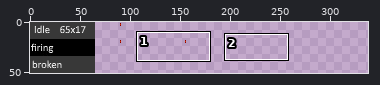
A sprite sheet gets an edit: monsters/boss/unboundtankboss/barrel/barrelfullbright.png. The first picture is a wide view before the edit; the outline marks the close-up.
Close-up. Old version:
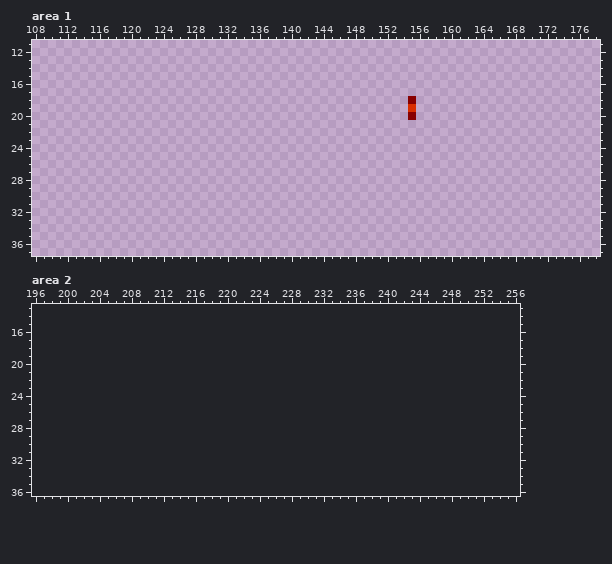
The file is 195x51 pixels. Pixels under 10% opacity are left out. Colours within 5 levels of each other are drawn and written as one. Shown: area 1: x 108..178, y 11..37; area 2: x 196..256, y 13..36. The old version is drawn lined up with the new one, on the new canvas. The wide view leaves out empty margins. The commit also changed other parts of the picture, which this record leaves out.
The result:
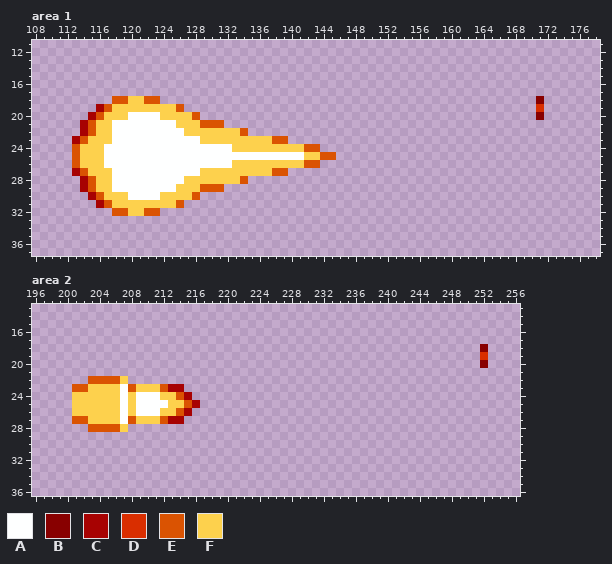
Palette (. is transparent): A #feffff  B #880000  C #a70202  D #d92e00  E #da5302  F #fdd14d
The exact change:
canvas 195x51 -> 405x51
Area 1:
y 18: x 118..123 ...... -> EEFFEE; x 155 B -> .; x 171 . -> B
y 19: x 116..126 ........... -> CEFFFFFFFFE; x 155 D -> .; x 171 . -> D
y 20: x 115..128 .............. -> CEFFFAAAAFFFFE; x 155 B -> .; x 171 . -> B
y 21: x 114..131 .................. -> CEFFAAAAAAAAFFFEEE
y 22: x 114..134 ..................... -> CEFFAAAAAAAAAFFFFFFFE
y 23: x 113..139 ........................... -> CEFFFAAAAAAAAAAAFFFFFFFFFEE
y 24: x 113..143 ............................... -> EFFFAAAAAAAAAAAAAAAAFFFFFFFFFEE
y 25: x 113..145 ................................. -> EFFFAAAAAAAAAAAAAAAAAAAAAAAAAFFEE
y 26: x 113..143 ............................... -> EFFFAAAAAAAAAAAAAAAAFFFFFFFFFEE
y 27: x 113..139 ........................... -> CEFFFAAAAAAAAAAAFFFFFFFFFEE
y 28: x 114..134 ..................... -> CEFFAAAAAAAAAFFFFFFFE
y 29: x 114..131 .................. -> CEFFAAAAAAAAFFFEEE
y 30: x 115..128 .............. -> CEFFFAAAAFFFFE
y 31: x 116..126 ........... -> CEFFFFFFFFE
y 32: x 118..123 ...... -> EEFFEE
Area 2:
y 18: x 252 . -> B
y 19: x 252 . -> D
y 20: x 252 . -> B
y 22: x 203..207 ..... -> EEEEF
y 23: x 201..214 .............. -> EEFFFFAEFFFECC
y 24: x 201..215 ............... -> FFFFFFAFAAAFFEC
y 25: x 201..216 ................ -> FFFFFFAFAAAAFFEC
y 26: x 201..215 ............... -> FFFFFFAFAAAFFEC
y 27: x 201..214 .............. -> EEFFFFAEFFFECC
y 28: x 203..207 ..... -> EEEEF
Boxes around the changes in both close-ups, in picture pixels (x1, y1, x2, y2):
added: (72, 96, 336, 216)
erased: (408, 96, 416, 120)
added: (536, 96, 544, 120)
added: (480, 344, 488, 368)
added: (72, 376, 200, 432)
